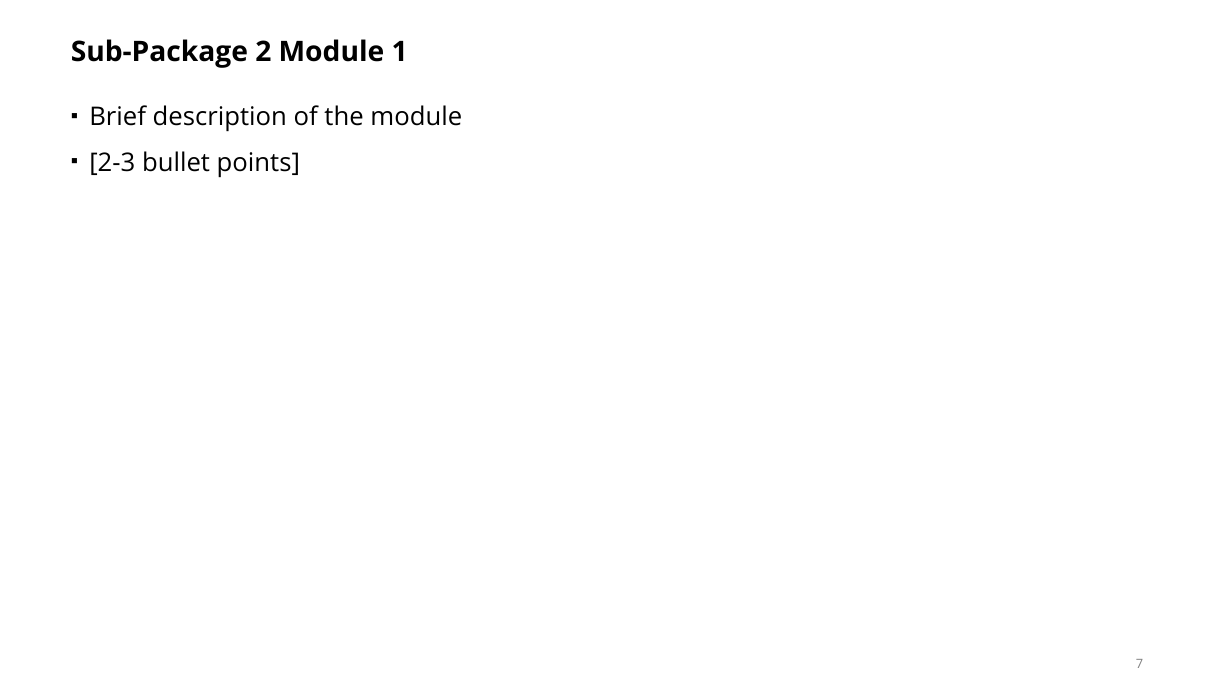
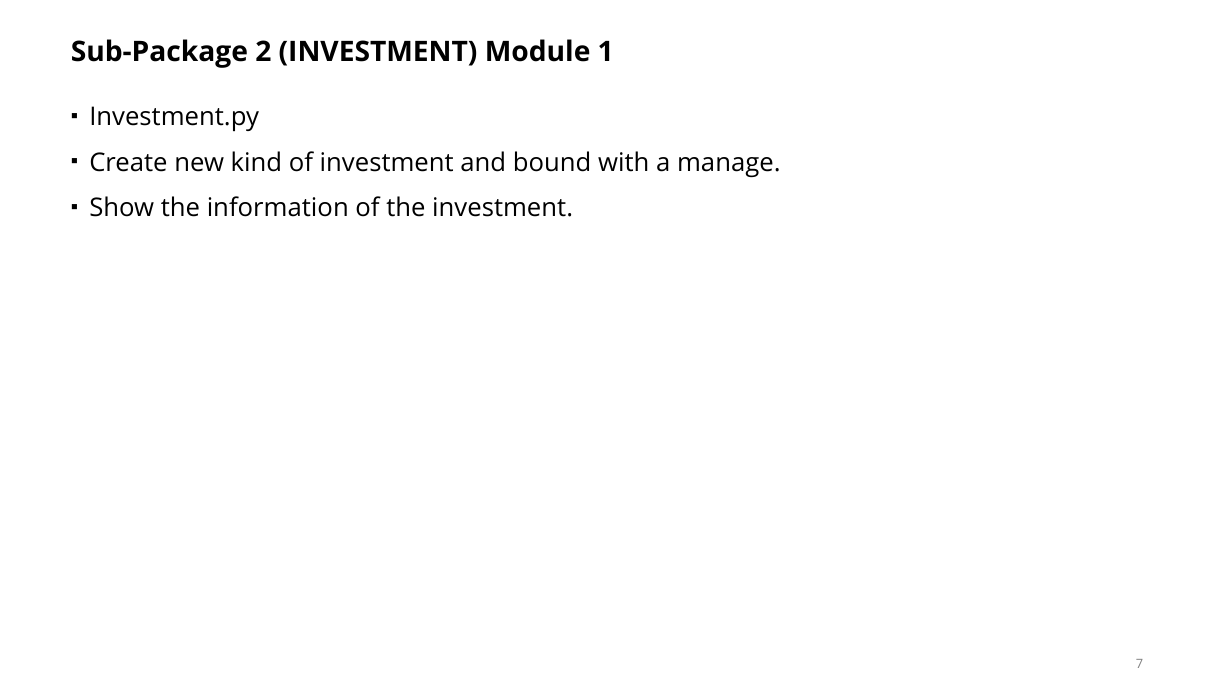
Before and after one commit to pengyuyang-315/Banking-Management, a slide deck: slide 7 of Presentation Template.pptx. Drawn at 1232x693 pixels with LibreOffice and Linux fonts; fonts in the diff are those of the drawing. Boxes give left, top, right and bottom in pixels: in the first picture for what was removed or moved away, otherwise in the second. Text is boxed around its words. In the diff, an @@ line names an element or a change of style, - is before the commit and + after.

```diff
--- a/Presentation Template.pptx
+++ b/Presentation Template.pptx
@@ title at (x1=71, y1=39, x2=614, y2=68): text changed @@
-Sub-Package 2 Module 1
+Sub-Package 2 (INVESTMENT) Module 1
@@ text at (x1=89, y1=106, x2=781, y2=217): text changed @@
-▪ Brief description of the module
-▪ [2-3 bullet points]
+▪ Investment.py
+▪ Create new kind of investment and bound with a manage.
+▪ Show the information of the investment.
```
Also in this commit, not shown: 8 other slides changed.
